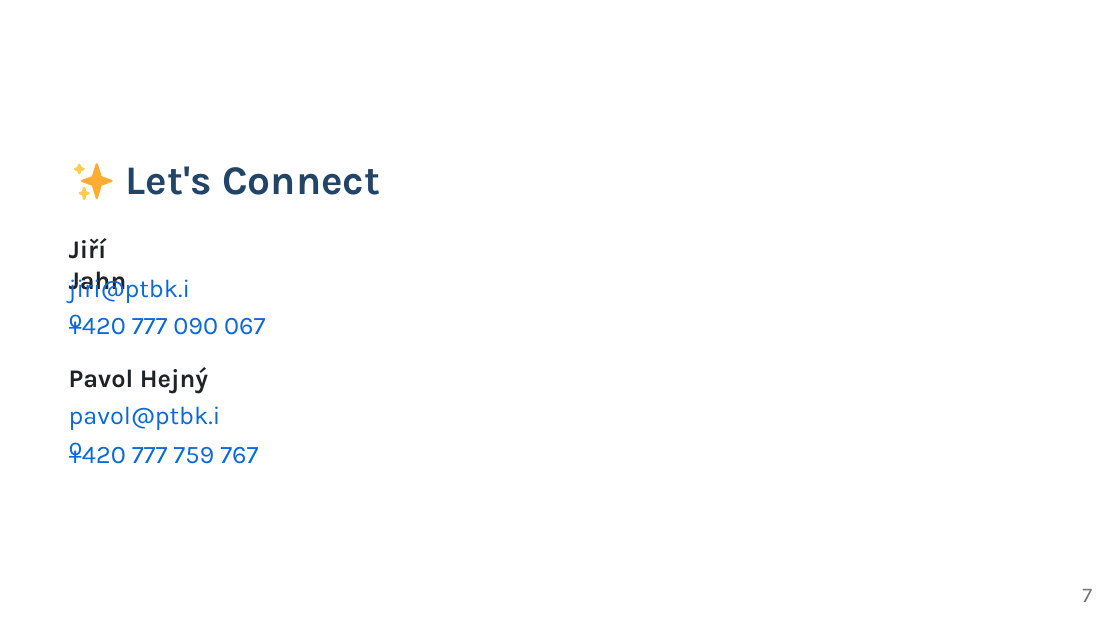
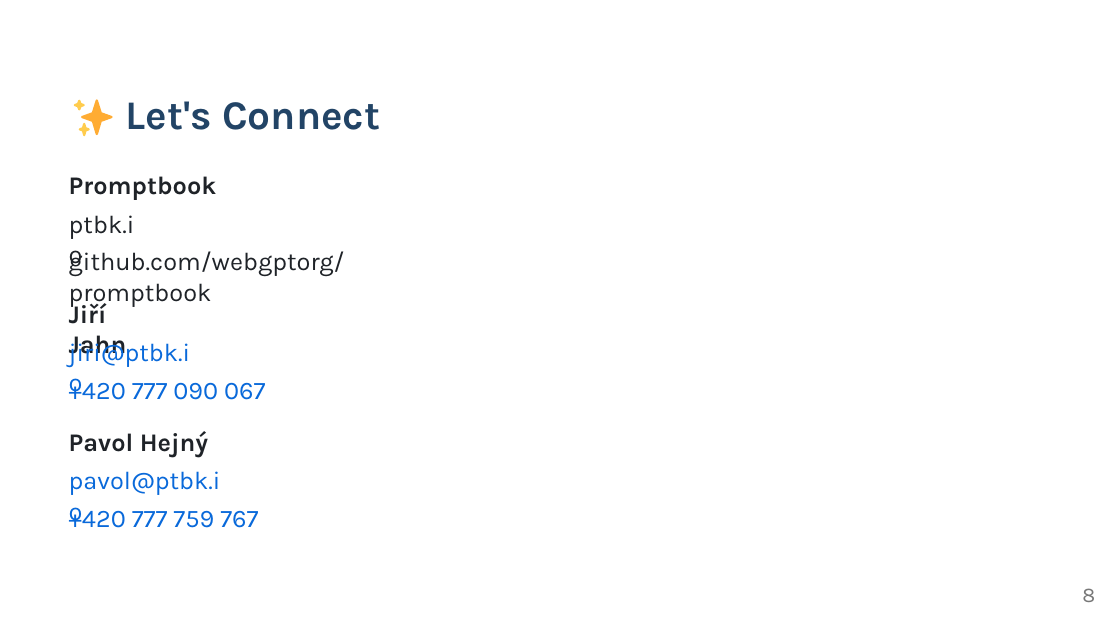
Before and after one commit to webgptorg/slides, a slide deck: slide 8 of Book-2.0.pptx (slide 7 before the commit). Drawn at 1120x630 pixels with LibreOffice and Linux fonts; fonts in the diff are those of the drawing. Boxes give left, top, right and bottom in pixels: in the first picture for what was removed or moved away, otherwise in the second. Text is boxed around its words. In the diff, an @@ line names an element or a change of style, - is before the commit and + after.

Commit message:
Slide with promptbook engine

```diff
--- a/Book-2.0.pptx
+++ b/Book-2.0.pptx
@@ 2 freeform shapes, 1 text: place and size @@
-2 freeform shapes, 1 text at <box>74,163,380,201</box>
+2 freeform shapes, 1 text at <box>74,99,380,137</box>
@@ text added at <box>69,176,217,200</box>, 21.7 pt, text #1F2328, bold @@
+Promptbook
@@ text added at <box>69,215,135,239</box>, 21.7 pt, text #1F2328 @@
+ptbk.io
@@ text added at <box>69,250,345,307</box>, 21.7 pt, text #1F2328 @@
+github.com/webgptorg/promptbook
@@ 6 texts: place and size @@
-6 texts at <box>69,238,265,464</box>
+6 texts at <box>69,300,265,528</box>
@@ text at <box>1082,588,1095,602</box>: text changed @@
-7
+8
```
Also in this commit, not shown: 1 slide added, 2 other files.
